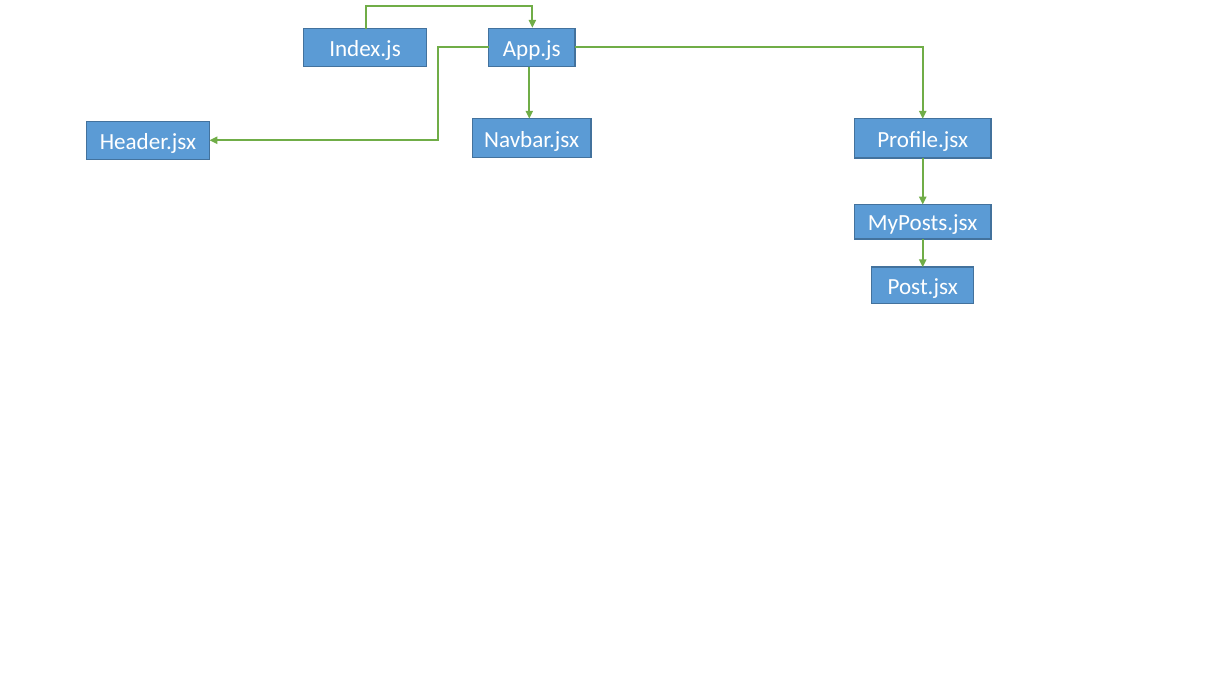
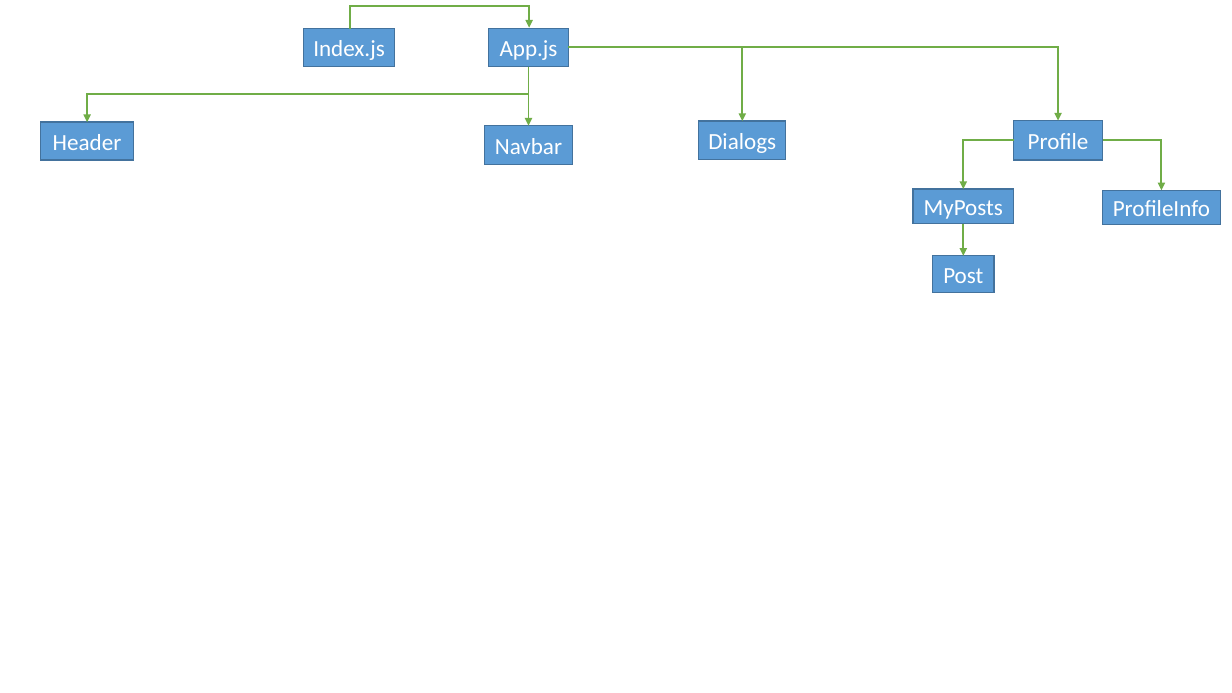
Before and after one commit to Parveeezy/React-app-social, a slide deck: slide 1 of nesting map.pptx. Drawn at 1232x693 pixels with LibreOffice and Linux fonts; fonts in the diff are those of the drawing. Boxes give left, top, right and bottom in pixels: in the first picture for what was removed or moved away, otherwise in the second. Text is boxed around its words. In the diff, an @@ line names an element or a change of style, - is before the commit and + after.

Commit message:
added data to components MyPosts, Dialogs

```diff
--- a/nesting map.pptx
+++ b/nesting map.pptx
@@ rectangle "Index.js": place and size @@
-rectangle "Index.js" at box(303, 29, 426, 67)
+rectangle "Index.js" at box(303, 29, 395, 67)
@@ elbow arrow moved from (366, 29) - (532, 28) to (350, 29) - (530, 28) @@
@@ rectangle "App.js": place and size @@
-rectangle "App.js" at box(489, 29, 575, 67)
+rectangle "App.js" at box(489, 29, 568, 67)
@@ elbow arrow moved from (575, 47) - (923, 118) to (568, 47) - (1058, 120) @@
@@ elbow arrow added from (568, 47) to (742, 121), #70AD47 1.5 pt @@
@@ elbow arrow moved from (489, 47) - (210, 140) to (529, 67) - (87, 122) @@
@@ arrow moved from (530, 67) - (530, 118) to (529, 67) - (529, 126) @@
@@ rectangle "Header": place and size @@
-rectangle "Header" at box(87, 121, 210, 159)
+rectangle "Header" at box(41, 122, 133, 160)
@@ text in rectangle at box(53, 134, 122, 150): text changed @@
-Header.jsx
+Header
@@ rectangle "Navbar": place and size @@
-rectangle "Navbar" at box(472, 118, 591, 157)
+rectangle "Navbar" at box(484, 126, 573, 165)
@@ text in rectangle at box(495, 138, 562, 154): text changed @@
-Navbar.jsx
+Navbar
@@ rectangle added at box(699, 121, 786, 159), fill #5B9BD5, outline #43739E 1 pt, 18 pt, text #FFFFFF @@
+Dialogs
@@ elbow arrow added from (1014, 140) to (964, 189), #70AD47 1.5 pt @@
@@ rectangle "Profile": place and size @@
-rectangle "Profile" at box(855, 118, 992, 158)
+rectangle "Profile" at box(1014, 120, 1103, 160)
@@ text in rectangle at box(1028, 133, 1089, 149): text changed @@
-Profile.jsx
+Profile
@@ elbow arrow added from (1103, 140) to (1162, 190), #70AD47 1.5 pt @@
@@ arrow removed from (923, 158) to (923, 204) @@
@@ rectangle "MyPosts": place and size @@
-rectangle "MyPosts" at box(855, 204, 992, 238)
+rectangle "MyPosts" at box(913, 189, 1014, 224)
@@ text in rectangle at box(924, 200, 1003, 219): text changed @@
-MyPosts.jsx
+MyPosts
@@ rectangle added at box(1103, 190, 1220, 225), fill #5B9BD5, outline #43739E 1 pt, 18 pt, text #FFFFFF @@
+ProfileInfo
@@ arrow moved from (923, 239) - (923, 267) to (964, 224) - (964, 256) @@
@@ rectangle "Post": place and size @@
-rectangle "Post" at box(872, 267, 973, 303)
+rectangle "Post" at box(933, 256, 994, 292)
@@ text in rectangle at box(943, 268, 983, 283): text changed @@
-Post.jsx
+Post
```
Also in this commit, not shown: 3 other files.
